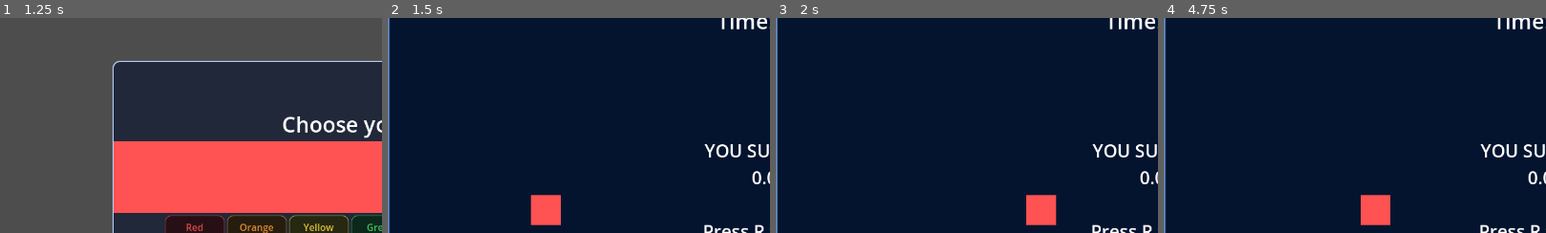
Above: before the commit, frames 1-4 (left to right).
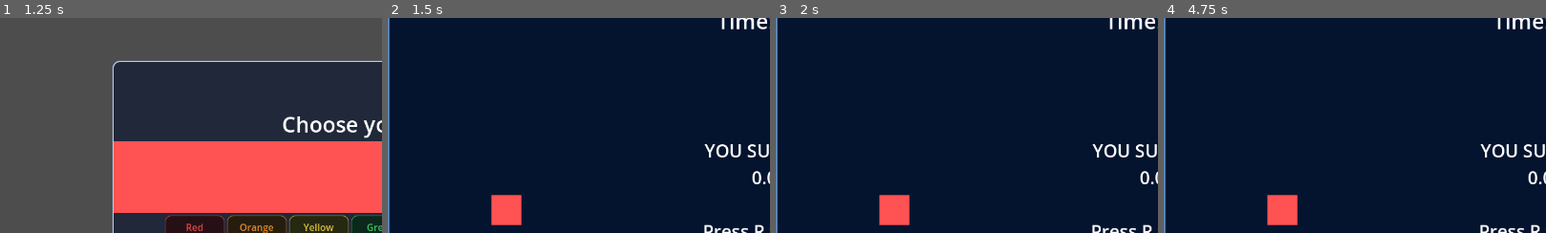
Above: after the commit, the same moments.

Repository: gabrielburd8-lgtm/Dodge-Bomb-Finals-By-Gab
Game: Godot game, scene res://scenes/Main.tscn
The game is run twice, just before and just after one commit, with the same random seed, the same clock (stepped at 60 frames per second) and the same inputs.
Inputs:
- Up to frame 1 (1.25 s): click "Solo" at 0.5 s
- Up to frame 2 (1.5 s): click "Start Match" at 1.25 s
- Up to frame 3 (2 s): no input
- Up to frame 4 (4.75 s): tap R at 2 s; hold D 2.03-2.78 s; hold R 2.03-2.78 s; hold S 2.78-3.5 s; tap M at 2.85 s; click "Solo" at 3.5 s; click "Start Match" at 4.25 s
The pictures show only the part of the screen within x 0-50%, y 5-55%; the shares and areas given below are measured in that part.

Frame 1 is identical in both runs. In frame 2, 2.3% of the frame differs, in the area x 27-46%, y 82-97%; in frame 3, 2.3%; in frame 4, 2.2%.

Commit message:
Fix player movement so normal movement stops when no keys are pressed and dashes only use the last direction when actively dashing.

Diff:
--- a/scripts/Player.gd
+++ b/scripts/Player.gd
@@ -73,12 +73,13 @@
 		last_movement_direction = move
 
 	var current_speed = SPEED
+	var direction = move
 	if dash_timer > 0.0:
 		current_speed = DASH_SPEED
-
-	var direction = move
-	if direction.length() <= 0.0:
-		direction = last_movement_direction
+		if direction.length() <= 0.0:
+			direction = last_movement_direction
+	else:
+		direction = move
 
 	velocity = direction * current_speed
 	move_and_slide()
